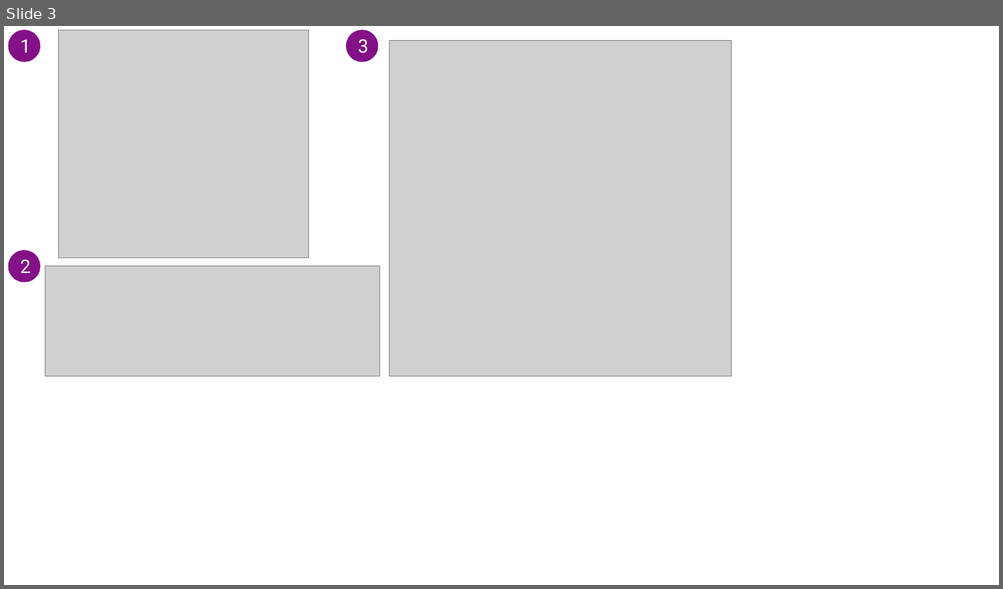
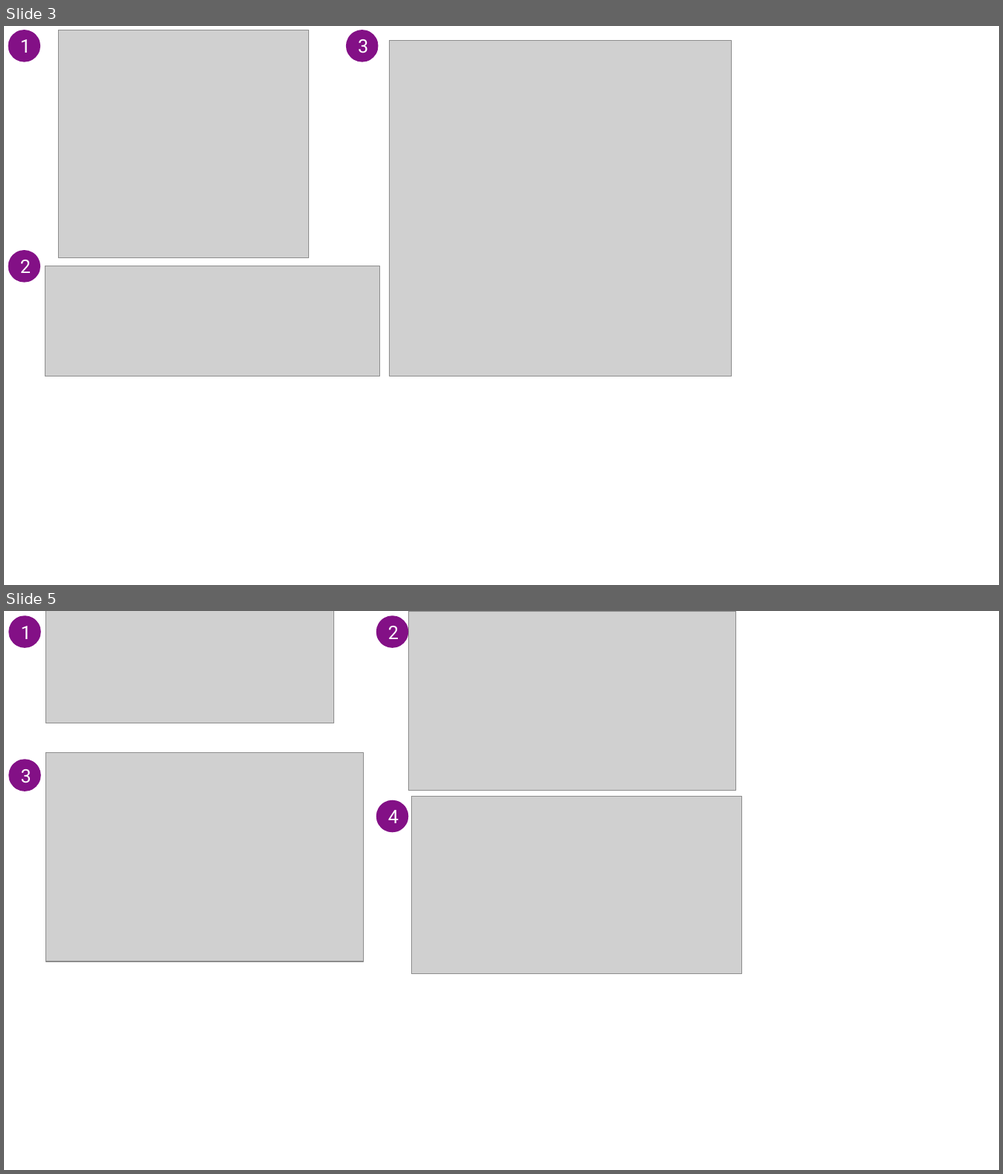
Before and after one commit to tpetricek/denicek-paper, a slide deck: fig/walkthrough.pptx. Shown one above the other, each under a label of ours: slide 3 before the commit, slides 3 and 5 after it; the slides between them are not shown. The pictures are 1003x589 and 1003x1174 pixels, drawn with LibreOffice and Linux fonts; fonts in the diff are those of the drawing; grey boxes stand for pictures. Boxes give left, top, right and bottom in pixels: in the first picture for what was removed or moved away, otherwise in the second. Text is boxed around its words. In the diff, an @@ line names an element or a change of style, - is before the commit and + after.

```diff
--- a/fig/walkthrough.pptx
+++ b/fig/walkthrough.pptx
@@ slide 5 added at <box>4,611,999,1170</box>, background #FFFFFF @@
@@ ellipse added at <box>8,615,40,647</box>, fill #831086, 18 pt, text #FFFFFF @@
+1
@@ picture added at <box>45,611,334,723</box> @@
@@ ellipse added at <box>376,615,408,647</box>, fill #831086, 18 pt, text #FFFFFF @@
+2
@@ picture added at <box>408,611,735,790</box> @@
@@ ellipse added at <box>8,760,40,792</box>, fill #831086, 18 pt, text #FFFFFF @@
+3
@@ picture added at <box>45,753,364,962</box> @@
@@ ellipse added at <box>376,800,408,832</box>, fill #831086, 18 pt, text #FFFFFF @@
+4
@@ picture added at <box>412,796,741,974</box> @@
```
Also in this commit, not shown: 2 other slides added, 6 other files.
